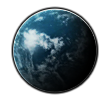
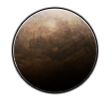
Comparing the layer stacks of the two (112, 103) images. Changes:
removed layer "Layer 7" (was overlay) from group "Plant" over [13,8,97,92]
added layer "Layer 12" (overlay) in group "Plant" over [13,8,97,92]
